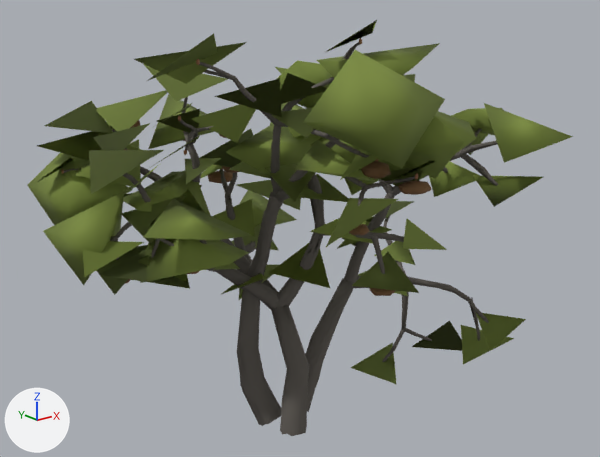
The glTF model assets/models/scrub_oak_1.glb: old version first, new version second.
Rendered twice from a 50 mm camera at (-3.35, -4.34, 3.09) aimed at (0.33, 0.26, 1.25). Every picture has the same lights, and +X, +Y and +Z are marked at lower left. The older version comes first. Where no turn or scale is listed for an object, it has been applied to the vertices.

In view in the first picture: 'ScrubOak_LOD_Far_Bark', 'ScrubOak_LOD_Far_Foliage', 'ScrubOak_LimbWood_0', 'ScrubOak_LimbWood_1', 'ScrubOak_LimbWood_2' and 6 more.
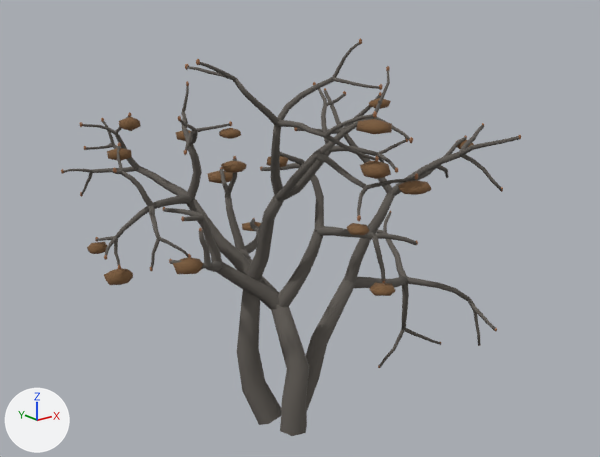
Pixel boxes [x1, y1, x2, y2] of what changed, in the pictures (600 x 457 px):
'ScrubOak_LOD_Far_Foliage', deleted (green)
    before: [27, 20, 573, 384]
'ScrubOak_LOD_Far_Bark', deleted
    before: [111, 49, 493, 434]

What the commit changed:
Object 'ScrubOak_LOD_Far_Bark' (ob_scruboak_lod_far_bark) is deleted.
Object 'ScrubOak_LOD_Far_Foliage' (ob_scruboak_lod_far_foliage) is deleted.
